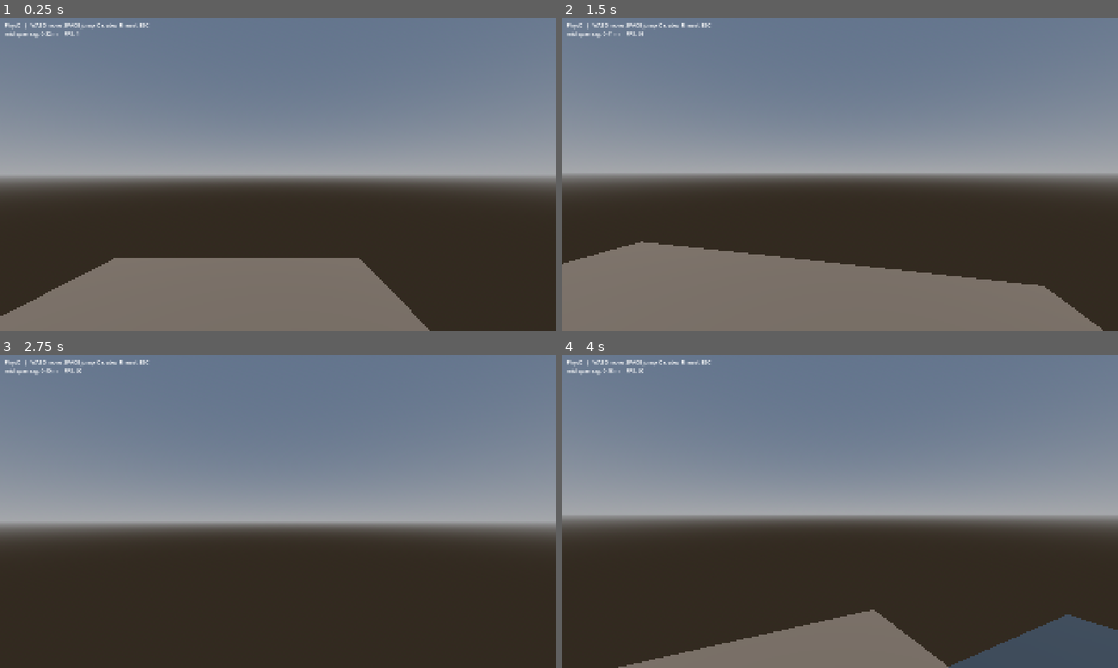
Above: before the commit, frames 1-4 (two rows, left to right).
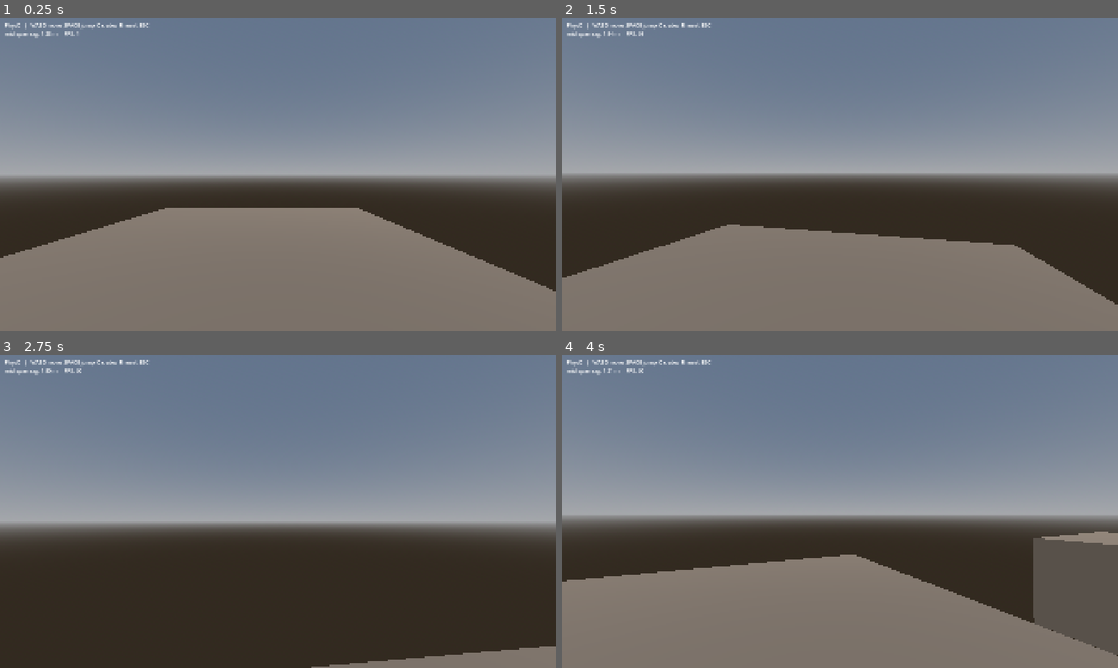
Above: after the commit, the same moments.

Repository: uno1982/godot-physx-example
Game: Godot game, scene res://demo/cpu/physx_bridge.tscn
Same seed, same stepped clock (60 frames per second), same inputs: the game is played once before the commit and once after it. This scene is started directly instead of the project's main scene.
Inputs (mouse positions are in pixels of both pictures, inside the frame that each line leads up to):
- Up to frame 1 (0.25 s): no input
- Up to frame 2 (1.5 s): tap Enter at 0.5 s; move the mouse to (867, 174) at 0.52 s; hold Space 0.53-1.28 s; hold W from 0.53 s (still down); click (867, 174) at 0.67 s; move the mouse to (812, 174) at 1.27 s; tap F at 1.35 s; click (812, 174) at 1.42 s
- Up to frame 3 (2.75 s): keep holding W; tap Space at 1.52, 1.55, 1.82 s; move the mouse to (289, 505) at 2.02 s; hold Space from 2.03 s (still down); tap G at 2.1 s; click (289, 505) at 2.17 s
- Up to frame 4 (4 s): keep holding W; move the mouse to (834, 517) at 2.77 s; release Space at 2.78 s; tap R at 2.85 s; click (834, 517) at 2.92 s; tap Space at 3.02, 3.05, 3.32 s; move the mouse to (878, 514) at 3.52 s; hold Space from 3.53 s (still down); tap C at 3.6 s; click (878, 514) at 3.67 s

The runs differ from the first frame. In frame 1, 18% of the frame differs, in the area x 0-100%, y 4-100%; in frame 2, 8.2%; in frame 3, 1.6%; in frame 4, 25%.

Commit message:
Bridge demo: rework as a stable pin-jointed plank deck

Diff:
--- a/demo/cpu/physx_bridge.gd
+++ b/demo/cpu/physx_bridge.gd
@@ -1,19 +1,16 @@
 extends Node3D
 
-# Suspension-bridge showcase for the PhysX backend's joint solver.
+# Rope-bridge showcase for the PhysX backend's joints.
 #
-# The deck is a run of plank RigidBody3D segments chained end-to-end with
-# Generic6DOFJoint3D. Each joint locks the three linear axes (rigid pin) and adds
-# angular springs that pull the plank back toward straight -- so the span holds a
-# catenary under load and springs back when you take the load off, instead of
-# drifting apart the way a bare PGS pin chain does under sustained weight.
-#
-# Two suspension cables (thin segment chains, pinned at the tower tops) carry
-# vertical hangers down to the deck edges for the real support and the look.
+# The deck is a single chain of plank RigidBody3D bodies, pin-jointed end to end
+# and anchored to a stone abutment at each side. It sags into a catenary under
+# its own weight and sags further under the crates or the character, then rides
+# back up -- a plain PGS pin chain, kept to one clean load path so the solver
+# stays happy. Two rope meshes are drawn along the deck edges purely for looks.
 #
 # Controls:
-#   W A S D / arrows  move        SPACE  jump / (hold) also drops crates
-#   mouse             look        C     dump a crate pile mid-span
+#   W A S D / arrows  move        SPACE  jump        mouse  look
+#   C                 drop a crate pile mid-span
 #   R                 reset       ESC   release mouse / quit
 
 const SPEED := 5.0
@@ -21,11 +18,11 @@
 const MOUSE_SENS := 0.0025
 const GRAVITY := 18.0
 
-const PLANKS := 20
-const PLANK_LEN := 1.1
-const PLANK_W := 3.0
+const PLANKS := 11
+const PLANK_LEN := 1.3
+const DECK_W := 3.4
 const DECK_Y := 4.0
-const TOWER_H := 5.5
+const SAG_MAX := 1.0
 
 var _span := PLANKS * PLANK_LEN
 var _char: CharacterBody3D
@@ -35,6 +32,8 @@
 var _root: Node3D
 var _hud: Label
 var _planks: Array[RigidBody3D] = []
+var _rope_l: MeshInstance3D
+var _rope_r: MeshInstance3D
 
 func _ready() -> void:
 	Input.mouse_mode = Input.MOUSE_MODE_CAPTURED
@@ -65,9 +64,9 @@
 	env.environment = e
 	add_child(env)
 
-# --- environment -------------------------------------------------------------
-
-func _mat(col: Color, rough := 0.8) -> StandardMaterial3D:
+# --- helpers ---------------------------------------------------------------
+
+func _mat(col: Color, rough := 0.85) -> StandardMaterial3D:
 	var m := StandardMaterial3D.new()
 	m.albedo_color = col
 	m.roughness = rough
@@ -90,134 +89,101 @@
 	_root.add_child(sb)
 	return sb
 
+func _pin(a: Node3D, b: Node3D, at: Vector3) -> void:
+	var j := PinJoint3D.new()
+	j.position = at
+	j.set_param(PinJoint3D.PARAM_BIAS, 0.3)
+	j.set_param(PinJoint3D.PARAM_DAMPING, 0.7)
+	_root.add_child(j)
+	j.node_a = j.get_path_to(a)
+	j.node_b = j.get_path_to(b)
+
+# Pre-sagged rest shape so the deck starts near equilibrium.
+func _sag_at(x: float) -> float:
+	var t := x / (_span * 0.5)
+	return SAG_MAX * (1.0 - t * t)
+
+# --- environment ---------------------------------------------------------------
+
 func _build_environment() -> void:
 	var half := _span * 0.5
-	# Two cliff shelves with a gorge between them.
-	_static_box(Vector3(-half - 6, DECK_Y - 3.0, 0), Vector3(12, 6, 20), Color(0.45, 0.4, 0.35))
-	_static_box(Vector3(half + 6, DECK_Y - 3.0, 0), Vector3(12, 6, 20), Color(0.45, 0.4, 0.35))
-	# Gorge floor, well below the deck -- a dropped crate that misses is gone.
-	_static_box(Vector3(0, DECK_Y - 14.0, 0), Vector3(_span + 40, 2, 40), Color(0.2, 0.25, 0.3))
-
-func _tower(x: float) -> void:
-	for z in [-PLANK_W * 0.5 - 0.2, PLANK_W * 0.5 + 0.2]:
-		_static_box(Vector3(x, DECK_Y + TOWER_H * 0.5 - 0.4, z), Vector3(0.5, TOWER_H, 0.5), Color(0.3, 0.3, 0.33))
+	_static_box(Vector3(-half - 6, DECK_Y - 3.0, 0), Vector3(12, 6, 26), Color(0.46, 0.41, 0.36))
+	_static_box(Vector3(half + 6, DECK_Y - 3.0, 0), Vector3(12, 6, 26), Color(0.46, 0.41, 0.36))
+	_static_box(Vector3(0, DECK_Y - 18.0, 0), Vector3(_span + 44, 2, 44), Color(0.19, 0.24, 0.29))
+	for x in [-half - 0.9, half + 0.9]:
+		for z in [-DECK_W * 0.5 - 0.2, DECK_W * 0.5 + 0.2]:
+			_static_box(Vector3(x, DECK_Y + 1.4, z), Vector3(0.6, 4.0, 0.6), Color(0.34, 0.34, 0.37))
 
 # --- bridge -----------------------------------------------------------------
 
 func _plank(idx: int) -> RigidBody3D:
 	var rb := RigidBody3D.new()
-	rb.mass = 3.0
+	rb.mass = 1.2
 	rb.can_sleep = false
+	rb.linear_damp = 0.6
+	rb.angular_damp = 1.5
 	var cs := CollisionShape3D.new()
 	var b := BoxShape3D.new()
-	b.size = Vector3(PLANK_LEN * 0.96, 0.14, PLANK_W)
+	b.size = Vector3(PLANK_LEN * 0.94, 0.14, DECK_W)
 	cs.shape = b
 	rb.add_child(cs)
 	var mi := MeshInstance3D.new()
 	var bm := BoxMesh.new()
 	bm.size = b.size
 	mi.mesh = bm
-	mi.material_override = _mat(Color(0.55, 0.38, 0.22) if idx % 2 else Color(0.5, 0.34, 0.2))
+	mi.material_override = _mat(Color(0.55, 0.38, 0.22) if idx % 2 else Color(0.47, 0.31, 0.17))
 	rb.add_child(mi)
-	rb.position = Vector3(-_span * 0.5 + (idx + 0.5) * PLANK_LEN, DECK_Y, 0)
+	var px := -_span * 0.5 + (idx + 0.5) * PLANK_LEN
+	rb.position = Vector3(px, DECK_Y - _sag_at(px), 0)
 	_root.add_child(rb)
 	return rb
 
-func _deck_joint(a: Node3D, b: Node3D, at: Vector3) -> void:
-	var j := Generic6DOFJoint3D.new()
-	j.position = at
-	_root.add_child(j)
-	# Rigid in translation.
-	for ax in ["x", "y", "z"]:
-		j.set("linear_limit_%s/enabled" % ax, true)
-		j.set("linear_limit_%s/lower_distance" % ax, 0.0)
-		j.set("linear_limit_%s/upper_distance" % ax, 0.0)
-	# Angular springs: let the deck hinge a little but pull back to flat.
-	for ax in ["x", "y", "z"]:
-		j.set("angular_spring_%s/enabled" % ax, true)
-		j.set("angular_spring_%s/stiffness" % ax, 40.0)
-		j.set("angular_spring_%s/damping" % ax, 8.0)
-		j.set("angular_spring_%s/equilibrium_point" % ax, 0.0)
-	j.node_a = j.get_path_to(a)
-	j.node_b = j.get_path_to(b)
-
-func _cable_segment(pos: Vector3) -> RigidBody3D:
-	var rb := RigidBody3D.new()
-	rb.mass = 0.5
-	rb.can_sleep = false
-	var cs := CollisionShape3D.new()
-	var cap := CapsuleShape3D.new()
-	cap.radius = 0.05
-	cap.height = PLANK_LEN
-	cs.shape = cap
-	cs.rotation = Vector3(0, 0, PI * 0.5)
-	rb.add_child(cs)
-	var mi := MeshInstance3D.new()
-	var cm := CapsuleMesh.new()
-	cm.radius = 0.05
-	cm.height = PLANK_LEN
-	mi.mesh = cm
-	mi.rotation = Vector3(0, 0, PI * 0.5)
-	mi.material_override = _mat(Color(0.15, 0.15, 0.16), 0.4)
-	rb.add_child(mi)
-	rb.position = pos
-	rb.collision_layer = 0
-	rb.collision_mask = 0
-	_root.add_child(rb)
-	return rb
-
-func _pin(a: Node3D, b: Node3D, at: Vector3) -> void:
-	var j := PinJoint3D.new()
-	j.position = at
-	j.set_param(PinJoint3D.PARAM_BIAS, 0.9)
-	j.set_param(PinJoint3D.PARAM_DAMPING, 1.0)
-	_root.add_child(j)
-	j.node_a = j.get_path_to(a)
-	j.node_b = j.get_path_to(b)
-
-func _cable(z: float) -> void:
-	var half := _span * 0.5
-	var tower_top := DECK_Y + TOWER_H - 0.4
-	var anchor_l := _static_box(Vector3(-half, tower_top, z), Vector3(0.3, 0.3, 0.3), Color(0.3, 0.3, 0.33))
-	var anchor_r := _static_box(Vector3(half, tower_top, z), Vector3(0.3, 0.3, 0.3), Color(0.3, 0.3, 0.33))
-	var prev: Node3D = anchor_l
-	var segs: Array[RigidBody3D] = []
-	for i in PLANKS:
-		var t := (i + 0.5) / float(PLANKS)
-		# A shallow parabolic sag between the tower tops.
-		var sag := 2.6 * (1.0 - pow(2.0 * t - 1.0, 2.0))
-		var seg := _cable_segment(Vector3(-half + (i + 0.5) * PLANK_LEN, tower_top - sag, z))
-		_pin(prev, seg, Vector3(-half + i * PLANK_LEN, seg.position.y, z))
-		prev = seg
-		segs.append(seg)
-	_pin(prev, anchor_r, Vector3(half, tower_top, z))
-	# Vertical hangers: each cable segment holds up the matching plank edge.
-	for i in PLANKS:
-		_pin(segs[i], _planks[i], Vector3(_planks[i].position.x, DECK_Y + 0.07, z))
-
 func _build_bridge() -> void:
 	var half := _span * 0.5
-	_tower(-half)
-	_tower(half)
-	var abut_l := _static_box(Vector3(-half - 0.5, DECK_Y, 0), Vector3(0.4, 0.4, PLANK_W), Color(0.3, 0.3, 0.33))
-	var abut_r := _static_box(Vector3(half + 0.5, DECK_Y, 0), Vector3(0.4, 0.4, PLANK_W), Color(0.3, 0.3, 0.33))
+	var abut_l := _static_box(Vector3(-half - 0.45, DECK_Y - _sag_at(half) - 0.1, 0), Vector3(0.5, 0.5, DECK_W + 0.6), Color(0.34, 0.34, 0.37))
+	var abut_r := _static_box(Vector3(half + 0.45, DECK_Y - _sag_at(half) - 0.1, 0), Vector3(0.5, 0.5, DECK_W + 0.6), Color(0.34, 0.34, 0.37))
 
 	var prev: Node3D = abut_l
 	for i in PLANKS:
 		var p := _plank(i)
-		_deck_joint(prev, p, Vector3(-half + i * PLANK_LEN, DECK_Y, 0))
+		_planks.append(p)
+		var jx := -half + i * PLANK_LEN
+		for dz in [-DECK_W * 0.5 + 0.15, DECK_W * 0.5 - 0.15]:
+			_pin(prev, p, Vector3(jx, DECK_Y - _sag_at(jx), dz))
 		prev = p
-		_planks.append(p)
-	_deck_joint(prev, abut_r, Vector3(half, DECK_Y, 0))
-
-	_cable(-PLANK_W * 0.5 - 0.1)
-	_cable(PLANK_W * 0.5 + 0.1)
+	for dz in [-DECK_W * 0.5 + 0.15, DECK_W * 0.5 - 0.15]:
+		_pin(prev, abut_r, Vector3(half, DECK_Y - _sag_at(half), dz))
+
+	_rope_l = _make_rope_mesh()
+	_rope_r = _make_rope_mesh()
+	_root.add_child(_rope_l)
+	_root.add_child(_rope_r)
+
+func _make_rope_mesh() -> MeshInstance3D:
+	var mi := MeshInstance3D.new()
+	mi.mesh = ImmediateMesh.new()
+	var m := _mat(Color(0.14, 0.11, 0.08), 0.7)
+	m.shading_mode = BaseMaterial3D.SHADING_MODE_UNSHADED
+	mi.material_override = m
+	return mi
+
+func _redraw_rope(mi: MeshInstance3D, z: float) -> void:
+	var im: ImmediateMesh = mi.mesh
+	im.clear_surfaces()
+	im.surface_begin(Mesh.PRIMITIVE_LINE_STRIP)
+	var half := _span * 0.5
+	im.surface_add_vertex(Vector3(-half - 0.45, DECK_Y - _sag_at(half), z))
+	for p in _planks:
+		if is_instance_valid(p):
+			im.surface_add_vertex(p.global_position + Vector3(0, 0.12, z))
+	im.surface_add_vertex(Vector3(half + 0.45, DECK_Y - _sag_at(half), z))
+	im.surface_end()
 
 func _crate_pile(center: Vector3, n: int) -> void:
 	for i in n:
 		var rb := RigidBody3D.new()
-		var s := randf_range(0.35, 0.6)
-		rb.mass = s * s * s * 20.0
+		var s := randf_range(0.3, 0.5)
+		rb.mass = s * s * s * 10.0
 		var cs := CollisionShape3D.new()
 		var b := BoxShape3D.new()
 		b.size = Vector3(s, s, s)
@@ -227,9 +193,9 @@
 		var bm := BoxMesh.new()
 		bm.size = b.size
 		mi.mesh = bm
-		mi.material_override = _mat(Color.from_hsv(randf(), 0.35, 0.9))
+		mi.material_override = _mat(Color.from_hsv(randf(), 0.4, 0.9))
 		rb.add_child(mi)
-		rb.position = center + Vector3(randf_range(-0.8, 0.8), 1.5 + i * 0.7, randf_range(-0.8, 0.8))
+		rb.position = center + Vector3(randf_range(-0.7, 0.7), 1.2 + i * 0.55, randf_range(-0.7, 0.7))
 		_root.add_child(rb)
 
 # --- character --------------------------------------------------------------
@@ -242,7 +208,7 @@
 	cap.height = 1.8
 	cs.shape = cap
 	_char.add_child(cs)
-	_char.position = Vector3(-_span * 0.5 - 4, DECK_Y + 4.0, 0)
+	_char.position = Vector3(-_span * 0.5 - 5, DECK_Y + 2.0, 0)
 	add_child(_char)
 	_cam = Camera3D.new()
 	_cam.position = Vector3(0, 0.7, 0)
@@ -289,14 +255,17 @@
 	v.x = dir.x * SPEED
 	v.z = dir.z * SPEED
 	if _char.is_on_floor():
-		v.y = JUMP if Input.is_key_pressed(KEY_SPACE) else -0.1
+		v.y = JUMP if Input.is_key_pressed(KEY_SPACE) else -2.0
 	else:
 		v.y -= GRAVITY * delta
 	_char.velocity = v
 	_char.move_and_slide()
 
 func _process(_dt: float) -> void:
-	var mid_sag := DECK_Y - _planks[PLANKS / 2].global_position.y
+	_redraw_rope(_rope_l, -DECK_W * 0.5 + 0.15)
+	_redraw_rope(_rope_r, DECK_W * 0.5 - 0.15)
+	var mid := _planks[PLANKS / 2]
+	var sag := (DECK_Y - mid.global_position.y) if is_instance_valid(mid) else 0.0
 	_hud.text = "%s   |   WASD move  SPACE jump  C crates  R reset  ESC\nmid-span sag: %.2f m     FPS: %d" % [
 		ProjectSettings.get_setting("physics/3d/physics_engine", "?"),
-		mid_sag, Engine.get_frames_per_second()]
+		sag, Engine.get_frames_per_second()]
Not shown, changed: README.md
